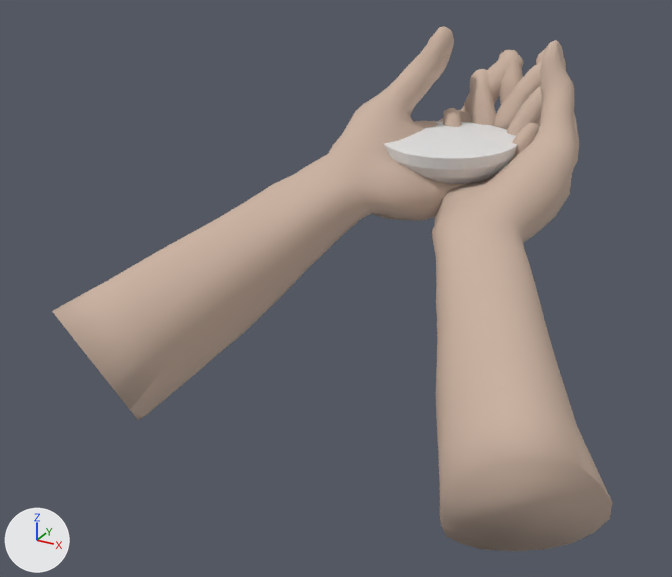
The glTF model assets/models/hands.glb: old version first, new version second.
Both versions are drawn from a 50 mm lens placed at (0.203, -0.449, 0.169), pointed at (-0.027, -0.031, -0.04). Every picture has the same lights, and +X, +Y and +Z are marked at lower left. The older version comes first. Vertices at exactly the same position are counted once.

Names of what the first picture shows: 'HandL', 'HandR', 'Water'.
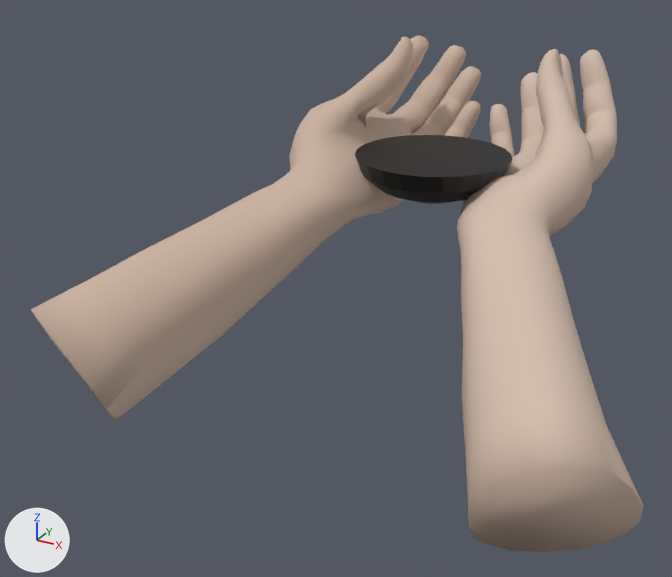
What differs and where, as boxes (x1, y1, x2, y2) in the pictures (672 x 577 px; the box of a moved part takes in the faces that stretch with it):
'HandR', reshaped: before (432, 40, 612, 551); after (457, 49, 644, 552)
'HandL', reshaped (8% narrower): before (52, 26, 542, 420); after (31, 35, 481, 421)
'Water', reshaped, moved, recoloured (18% wider, 11% taller): before (384, 122, 517, 184); after (355, 135, 512, 204)
part 1 of me_handl, moved or reshaped: before (52, 26, 542, 420); after (31, 35, 481, 421)
part 2 of me_handl, recoloured: before (399, 39, 542, 156); after (348, 47, 481, 138)
part 3 of me_handr, moved or reshaped: before (439, 65, 612, 551); after (467, 72, 644, 552)
part 4 of me_handr, recoloured: before (432, 40, 611, 499); after (457, 49, 642, 502)

Diff of the bpy script that builds the scene:
```diff
--- a/assets/models/hands.glb.py
+++ b/assets/models/hands.glb.py
@@ mat_defaultmaterial @@
+mat_defaultmaterial = bpy.data.materials.new('DefaultMaterial')
+mat_defaultmaterial.use_nodes = True; mat_defaultmaterial.node_tree.nodes.clear()
+_N = mat_defaultmaterial.node_tree.nodes; _L = mat_defaultmaterial.node_tree.links
+n0 = _N.new('ShaderNodeOutputMaterial'); n0.name = 'Material Output'
+n1 = _N.new('ShaderNodeBsdfPrincipled'); n1.name = 'Principled BSDF'
+n2 = _N.new('ShaderNodeVertexColor'); n2.name = 'Color Attribute'
+_L.new(n1.outputs[0], n0.inputs[0])  # 'BSDF' to 'Surface'
+_L.new(n2.outputs[0], n1.inputs[0])  # 'Color' to 'Base Color'
@@ me_handl @@
 # used by ob_handl; location = (0.0, 0.0, 0.0)
-me_handl.from_pydata(...)  # 1781 vertices, 3558 faces; spans x -0.151..0.05, y -0.151..0.133, z -0.098..0.088
+me_handl.from_pydata(...)  # 1781 vertices, 3558 faces; spans x -0.162..-0.004, y -0.155..0.157, z -0.099..0.079
+# me_handl part 1: 1781 of 1781 vertices moved; they spanned x -0.151..0.05, y -0.151..0.133, z -0.098..0.088 and now span x -0.162..-0.004, y -0.155..0.157, z -0.099..0.079; mean shift (-0.049, 0.017, 0.001)
+# me_handl part 2: 794 kept faces spanning x -0.092..-0.004, y 0.025..0.157, z -0.005..0.072 get new vertex colours; the middle colour goes from beige #e4cab8 to beige #e4cab9
 me_handl.materials.append(mat_skin)
@@ me_handr @@
 # used by ob_handr; location = (0.0, 0.0, 0.0)
-me_handr.from_pydata(...)  # 1781 vertices, 3558 faces; spans x -0.019..0.15, y -0.156..0.135, z -0.101..0.086
+me_handr.from_pydata(...)  # 1781 vertices, 3558 faces; spans x 0.004..0.162, y -0.155..0.157, z -0.099..0.079
+# me_handr part 3: 1780 of 1781 vertices moved; they spanned x -0.019..0.15, y -0.156..0.135, z -0.101..0.086 and now span x 0.004..0.162, y -0.155..0.157, z -0.099..0.079; mean shift (0.019, 0.01, 0.002); largest move (0.093, -0.155, -0.057) -> (0.155, -0.112, -0.084)
+# me_handr part 4: 2940 kept faces spanning x 0.004..0.161, y -0.145..0.157, z -0.095..0.079 get new vertex colours; the middle colour goes from beige #e0c5b3 to beige #e1c6b4
 me_handr.materials.append(mat_skin)
@@ me_water @@
 # used by ob_water; location = (0.0, 0.06, 0.002)
-me_water.from_pydata(...)  # 354 vertices, 704 faces; spans x -0.04..0.04, y -0.044..0.044, z 0.0..0.026
-me_water.materials.append(mat_water)  # white #e7e7e7
+me_water.from_pydata(...)  # 259 vertices, 514 faces; spans x -0.045..0.045, y -0.045..0.045, z 0.0..0.026
+# me_water part 5: 352 vertices removed from x -0.04..0.04, y -0.044..0.044, z 0.0009..0.026; 257 vertices added at x -0.045..0.045, y -0.045..0.045, z 0.002..0.026
+me_water.materials.append(mat_defaultmaterial)
@@ ob_water @@
 ob_water = bpy.data.objects.new('Water', me_water)
-ob_water.location = (0.0, 0.06, 0.002)
+ob_water.location = (0.0, 0.0348, -0.0015)
```
